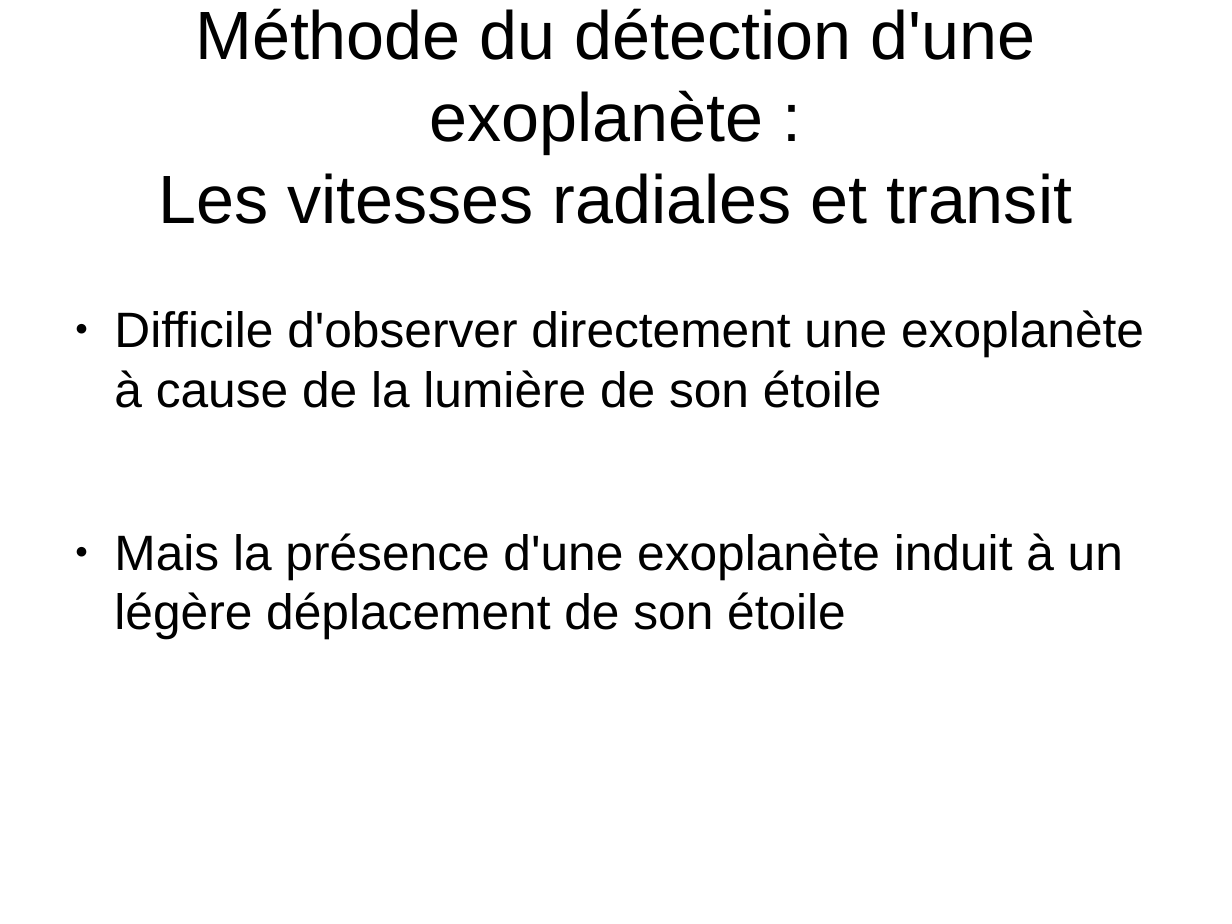
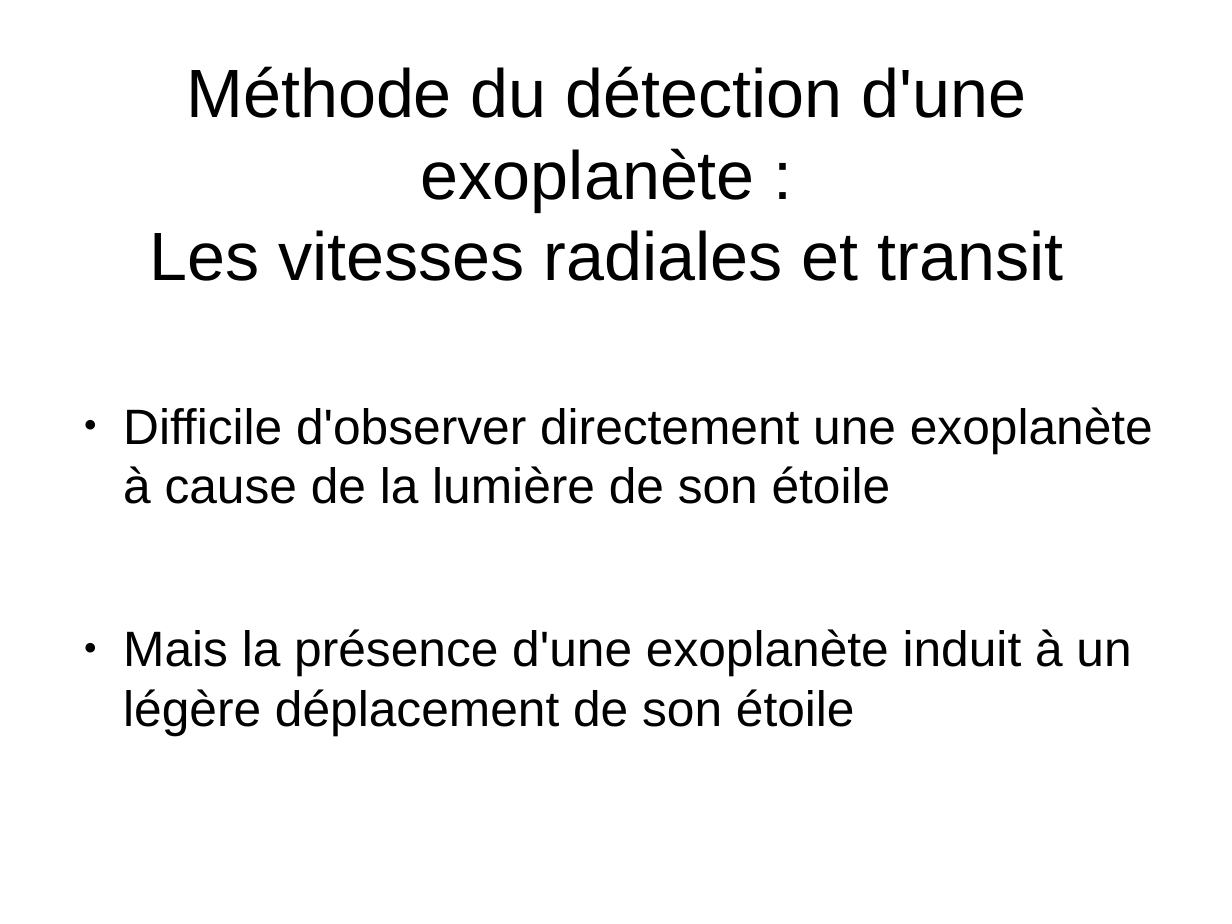
Before and after one commit to ARE-UPMC/are-gravite-2017-exoplantes-maxz, a slide deck: slide 1 of podcast.odp.pptx (slide 3 before the commit). Drawn at 1232x924 pixels with LibreOffice and Linux fonts; fonts in the diff are those of the drawing. Boxes give left, top, right and bottom in pixels: in the first picture for what was removed or moved away, otherwise in the second. Text is boxed around its words. In the diff, an @@ line names an element or a change of style, - is before the commit and + after.

```diff
--- a/podcast.odp.pptx
+++ b/podcast.odp.pptx
@@ title "Méthode du détection d'une exoplanète ..." moved from (x1=158, y1=8, x2=1072, y2=224) to (x1=149, y1=66, x2=1064, y2=281) @@
@@ text "Difficile d'observer directement une exoplanète ..." moved from (x1=114, y1=310, x2=1144, y2=639) to (x1=123, y1=407, x2=1153, y2=736) @@
```
Also in this commit, not shown: 12 other slides changed, 1 slide added, 7 slides removed.
